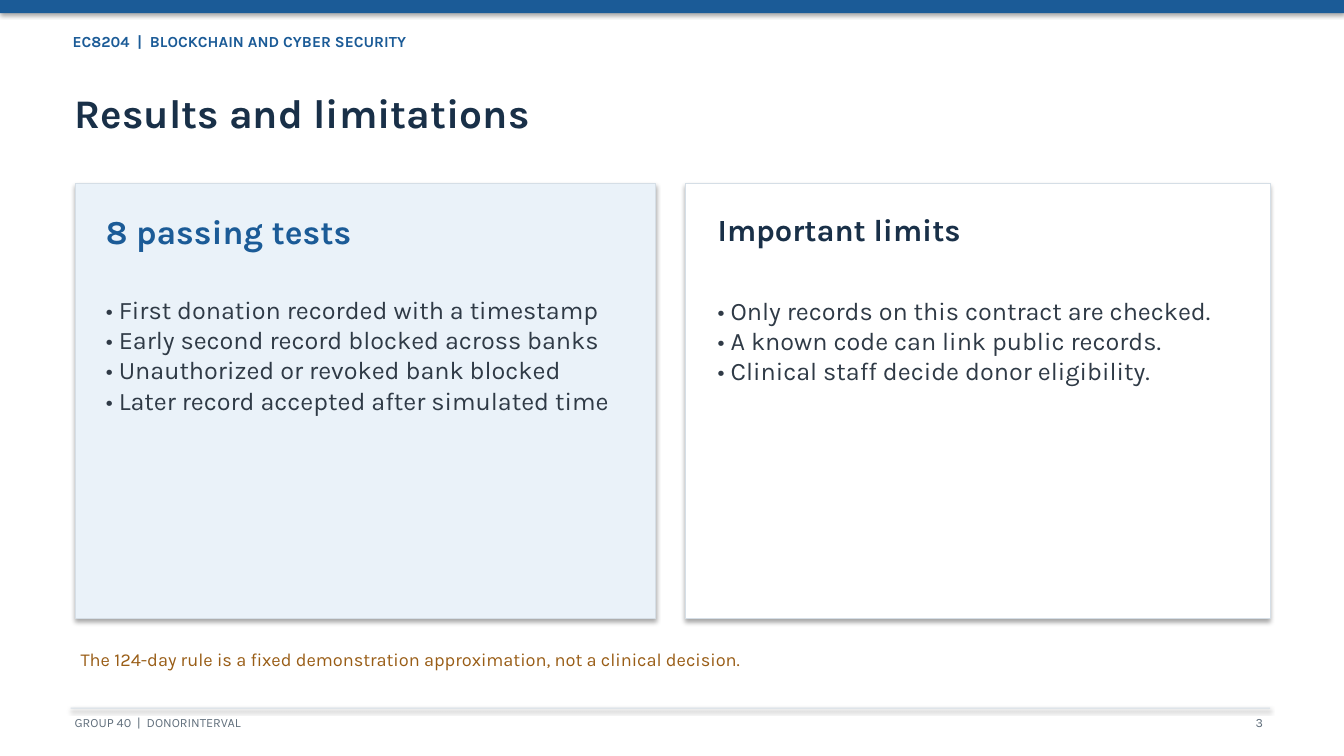
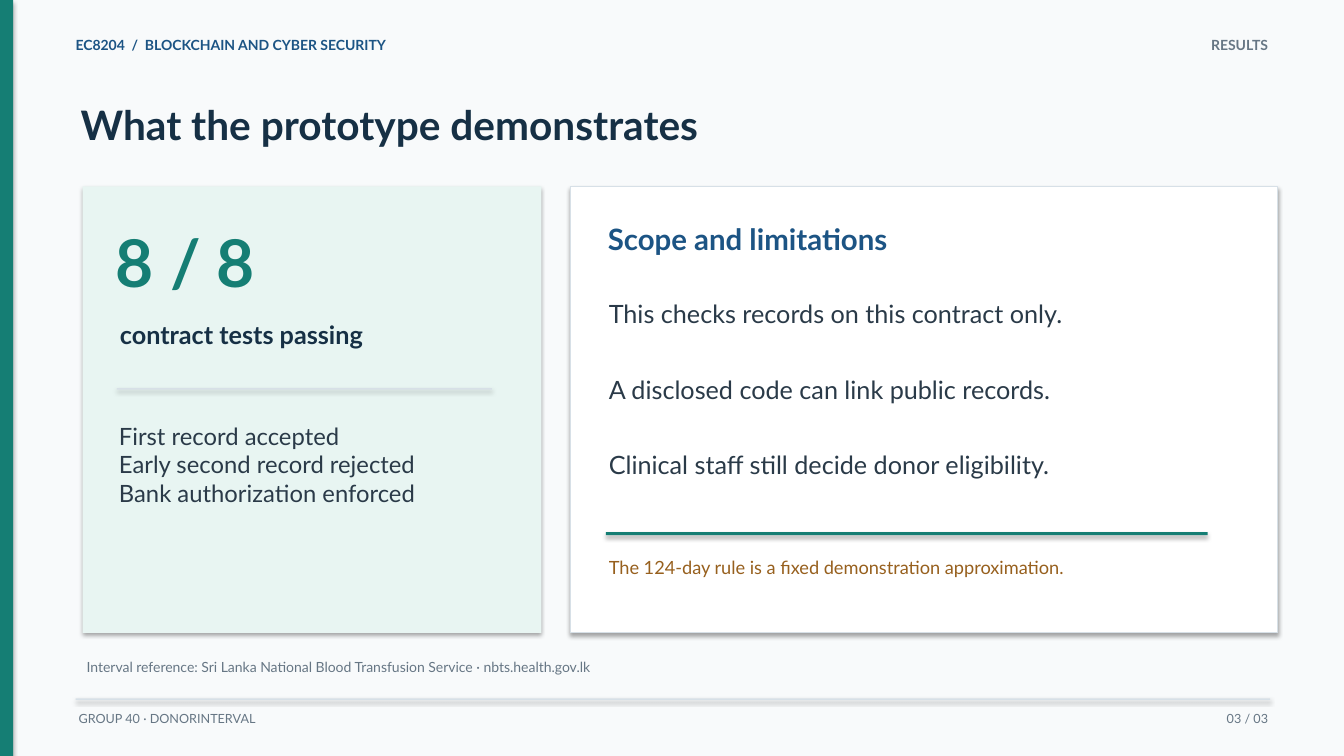
Before and after one commit to Chathzaa/donor-interval, a slide deck: slide 3 of presentation/GP_40_DonorInterval.pptx. Drawn at 1344x756 pixels with LibreOffice and Linux fonts; fonts in the diff are those of the drawing. Boxes give left, top, right and bottom in pixels: in the first picture for what was removed or moved away, otherwise in the second. Text is boxed around its words. In the diff, an @@ line names an element or a change of style, - is before the commit and + after.

Commit message:
Refine three-slide presentation theme

```diff
--- a/presentation/GP_40_DonorInterval.pptx
+++ b/presentation/GP_40_DonorInterval.pptx
@@ background #FFFFFF to #F8FAFB @@
@@ rectangle removed at [0,0,1344,13] @@
@@ rectangle added at [0,0,13,756], fill #157E74 @@
@@ text at [76,39,386,50]: text changed; size 11 to 10 pt; font Karla to Lato; text colour #1B5B97 to #1C5484 @@
-EC8204 | BLOCKCHAIN AND CYBER SECURITY
+EC8204 / BLOCKCHAIN AND CYBER SECURITY
@@ text added at [1211,40,1268,50], 10 pt, text #667684, bold @@
+RESULTS
@@ text added at [81,110,698,147], 29 pt, text #163045, bold @@
+What the prototype demonstrates
@@ rectangle: place and size @@
-rectangle at [76,184,655,619]
+rectangle at [83,187,541,633]
@@ rectangle at [83,187,541,633]: fill #EAF2F9 to #E8F5F2; outline #D5DEE6 0.75 pt to none @@
@@ rectangle: place and size @@
-rectangle at [686,184,1270,619]
+rectangle at [571,187,1277,633]
@@ rectangle at [571,187,1277,633]: outline #D5DEE6 0.75 pt to #D7E0E7 0.75 pt @@
@@ text at [116,239,255,288]: text changed; size 24 to 47 pt; font Karla to Lato; text colour #1B5B97 to #157E74 @@
-8 passing tests
+8 / 8
@@ text at [608,228,887,255]: text changed; size 29 to 21 pt; font Karla to Lato; text colour #193048 to #1C5484 @@
-Results and limitations
+Scope and limitations
@@ text removed at [718,219,961,249] @@
-Important limits
@@ text removed at [119,301,608,416] @@
-• First donation recorded with a timestamp
-• Early second record blocked across banks
-• Unauthorized or revoked bank blocked
-• Later record accepted after simulated time
@@ text added at [120,325,363,349], 18 pt, text #163045, bold @@
+contract tests passing
@@ text added at [609,304,1062,328], 18 pt, text #2A3A48 @@
+This checks records on this contract only.
@@ rectangle added at [117,388,492,390], fill #D7E0E7 @@
@@ text at [609,380,1050,403]: text changed; font Karla to Lato; text colour #2F3A46 to #2A3A48 @@
-• Only records on this contract are checked.
-• A known code can link public records.
-• Clinical staff decide donor eligibility.
+A disclosed code can link public records.
@@ text added at [119,427,415,502], 17 pt, text #2A3A48 @@
+First record accepted
+Early second record rejected
+Bank authorization enforced
@@ text added at [609,455,1049,479], 18 pt, text #2A3A48 @@
+Clinical staff still decide donor eligibility.
@@ rectangle added at [606,532,1208,535], fill #157E74 @@
@@ text at [609,560,1064,577]: text changed; font Karla to Lato; text colour #995D16 to #97601E @@
-The 124-day rule is a fixed demonstration approximation, not a clinical decision.
+The 124-day rule is a fixed demonstration approximation.
@@ text added at [87,661,591,675], 10 pt, text #667684 @@
+Interval reference: Sri Lanka National Blood Transfusion Service · nbts.health.gov.lk
@@ rectangle: place and size @@
-rectangle at [71,708,1270,709]
+rectangle at [76,699,1270,700]
@@ rectangle at [76,699,1270,700]: fill #D5DEE6 to #D7E0E7 @@
@@ text at [79,714,256,723]: text changed; font Karla to Lato; text colour #616F7C to #667684 @@
-GROUP 40 | DONORINTERVAL
+GROUP 40 · DONORINTERVAL
@@ text added at [1227,714,1268,723], 9 pt, text #667684 @@
+03 / 03
@@ text removed at [1256,719,1263,727] @@
-3
```
Also in this commit, not shown: 2 other slides changed, 1 other file.
